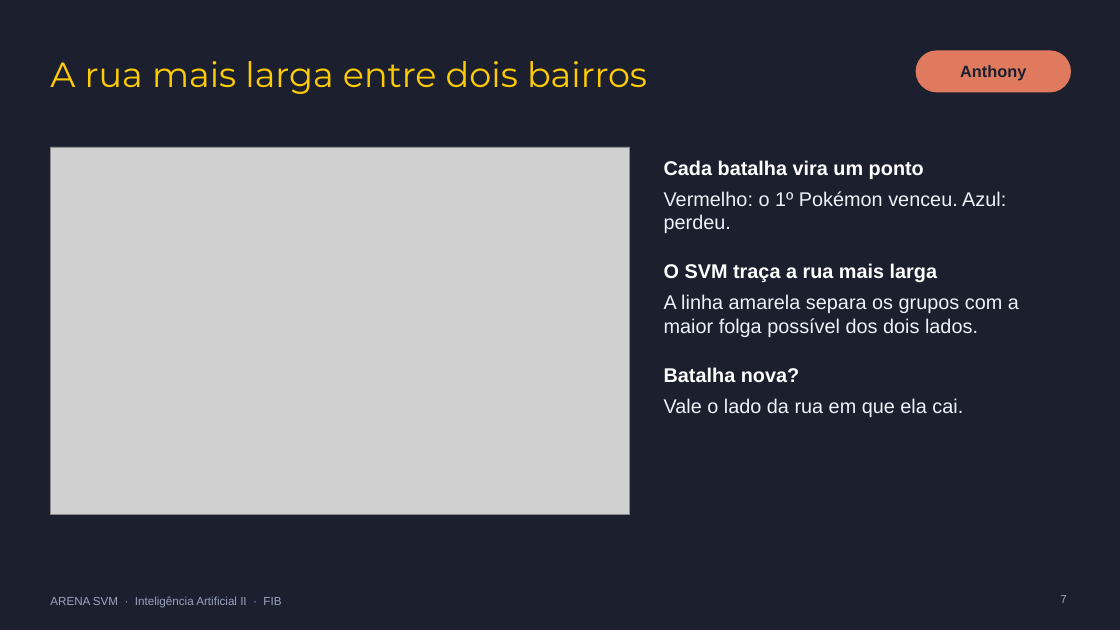
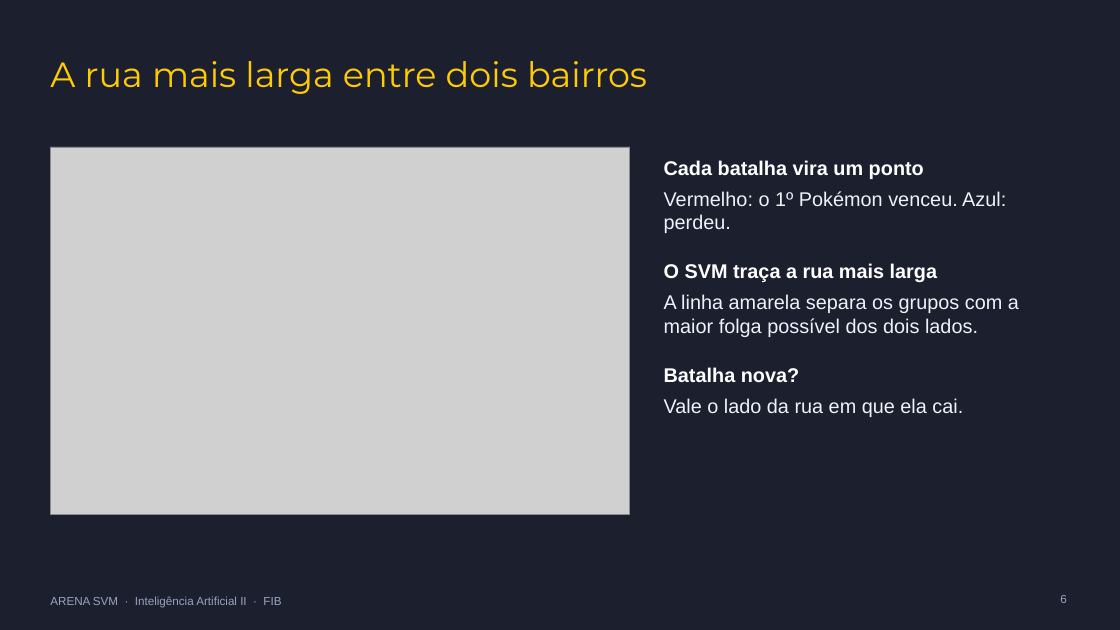
Before and after one commit to GustavoVieira0/arena-svm, a slide deck: slide 6 of docs/entregas/palestra/Arena_SVM_Palestra.pptx (slide 7 before the commit). Drawn at 1120x630 pixels with LibreOffice and Linux fonts; fonts in the diff are those of the drawing; grey boxes stand for pictures. Boxes give left, top, right and bottom in pixels: in the first picture for what was removed or moved away, otherwise in the second. Text is boxed around its words. In the diff, an @@ line names an element or a change of style, - is before the commit and + after.

```diff
--- a/docs/entregas/palestra/Arena_SVM_Palestra.pptx
+++ b/docs/entregas/palestra/Arena_SVM_Palestra.pptx
@@ rounded rectangle removed at box(916, 50, 1071, 92) @@
@@ text removed at box(960, 65, 1026, 81) @@
-Anthony
@@ page number at box(1060, 595, 1066, 603): text changed @@
-7
+6
```
Also in this commit, not shown: 14 other slides changed, 1 slide removed, 3 other files.
